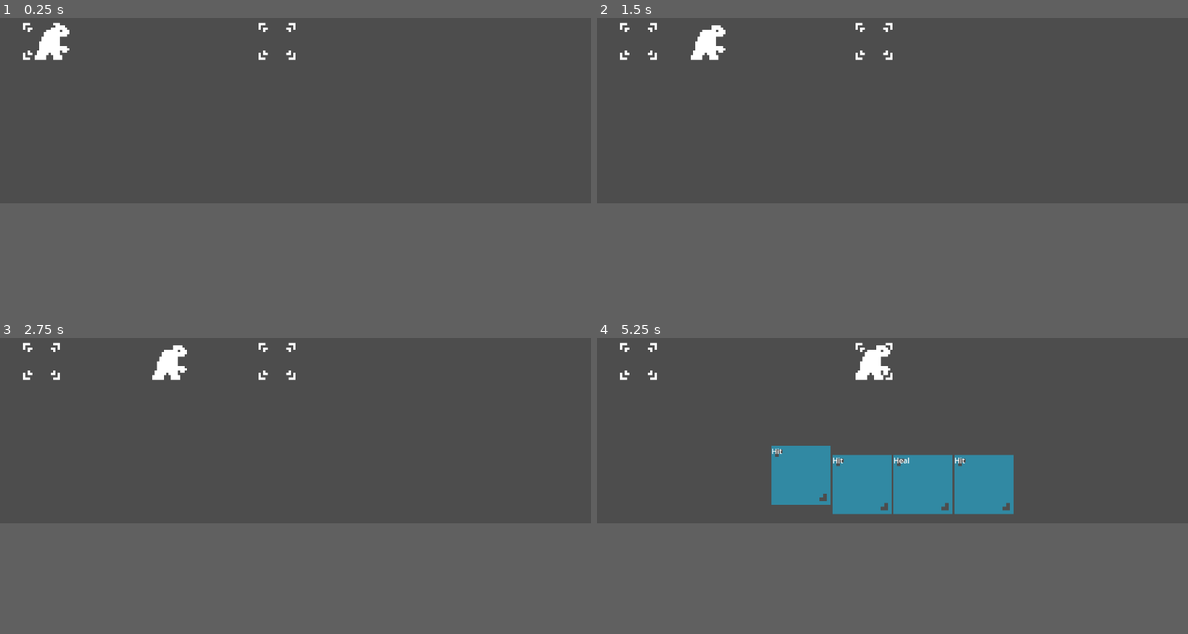
Above: before the commit, frames 1-4 (two rows, left to right).
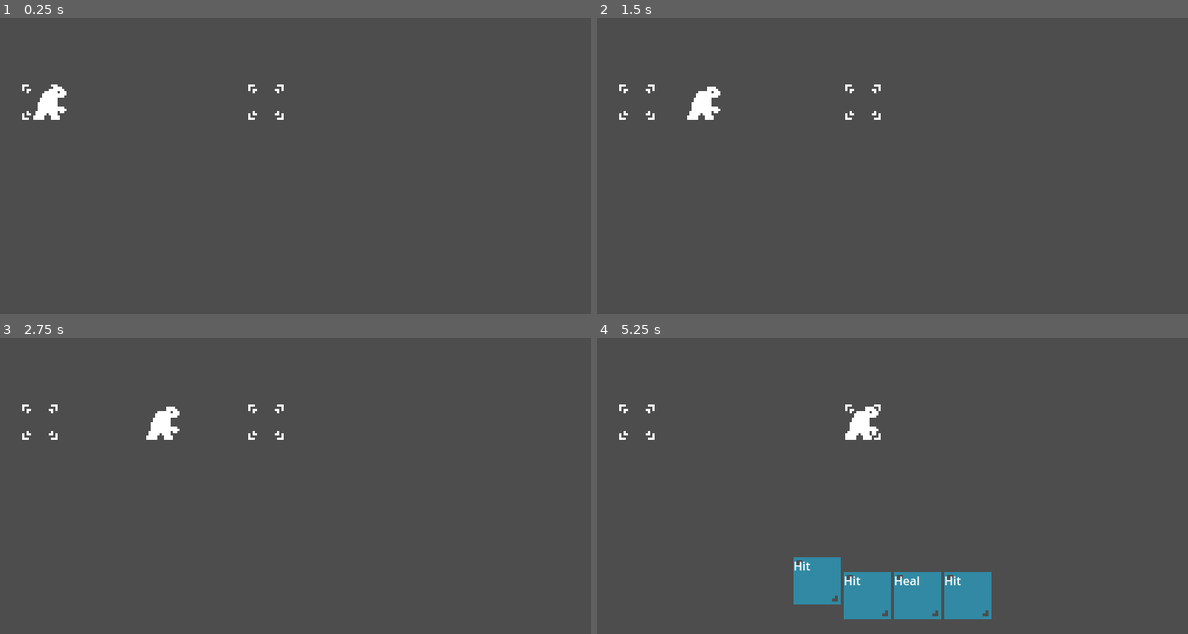
Above: after the commit, the same moments.

Repository: IsaelGabriel/tamer-game
Game: Godot game, scene res://nodes/battle_scene.tscn
Same seed, same stepped clock (60 frames per second), same inputs: the game is played once before the commit and once after it.
Inputs:
- Up to frame 1 (0.25 s): no input
- Up to frame 2 (1.5 s): tap Enter (ui_accept) at 0.5, 0.77 s; hold Right (ui_right) 0.53-1.28 s; hold Left (ui_left) from 1.28 s (still down)
- Up to frame 3 (2.75 s): tap Enter (ui_accept) at 1.52 s; release Left (ui_left) at 2.03 s; hold Right (ui_right) from 2.03 s (still down)
- Up to frame 4 (5.25 s): tap Enter (ui_accept) at 3.02, 3.77, 4.52 s; release Right (ui_right) at 3.53 s; hold Left (ui_left) from 3.53 s (still down)
In our replay, the window is 800x450 before the commit and 800x600 after it. These sizes can differ from the game's own. Grey fills any space a smaller window leaves; there, only what the larger window draws over its background counts as a difference.

The runs differ from the first frame. In frame 1, 1.2% of the frame differs, in the area x 3-50%, y 1-35%; in frame 2, 1.2%; in frame 3, 1.2%; in frame 4, 14%, in the area x 3-71%, y 1-96%.

Commit message:
Change test viewport size and adapt elements

Diff:
--- a/nodes/battle_scene.tscn
+++ b/nodes/battle_scene.tscn
@@ -23,13 +23,16 @@
 anchor_top = 1.0
 anchor_right = 1.0
 anchor_bottom = 1.0
-offset_top = -20.0
-offset_bottom = -20.0
+offset_top = -140.0
+offset_right = -480.0
+offset_bottom = -140.0
 grow_horizontal = 2
 grow_vertical = 0
 alignment = 1
 
 [node name="BattleMonster" type="Node2D" parent="." node_paths=PackedStringArray("skill_manager", "skill_card_container", "sprite", "base", "goal")]
+position = Vector2(0, 92)
+scale = Vector2(0.6, 0.6)
 script = ExtResource("1_bi648")
 skill_manager = NodePath("SkillManagerComponent")
 skill_card_container = NodePath("../UI/SkillCardContainer")
--- a/nodes/skill_card.tscn
+++ b/nodes/skill_card.tscn
@@ -10,7 +10,7 @@
 [node name="SkillCard" type="TextureRect" node_paths=PackedStringArray("name_label")]
 self_modulate = Color(0.192157, 0.537255, 0.639216, 1)
 texture_filter = 1
-custom_minimum_size = Vector2(128, 128)
+custom_minimum_size = Vector2(64, 64)
 anchors_preset = 7
 anchor_left = 0.5
 anchor_top = 1.0
--- a/project.godot
+++ b/project.godot
@@ -22,5 +22,5 @@
 
 [display]
 
-window/size/viewport_width=1280
-window/size/viewport_height=720
+window/size/viewport_width=800
+window/size/viewport_height=600
